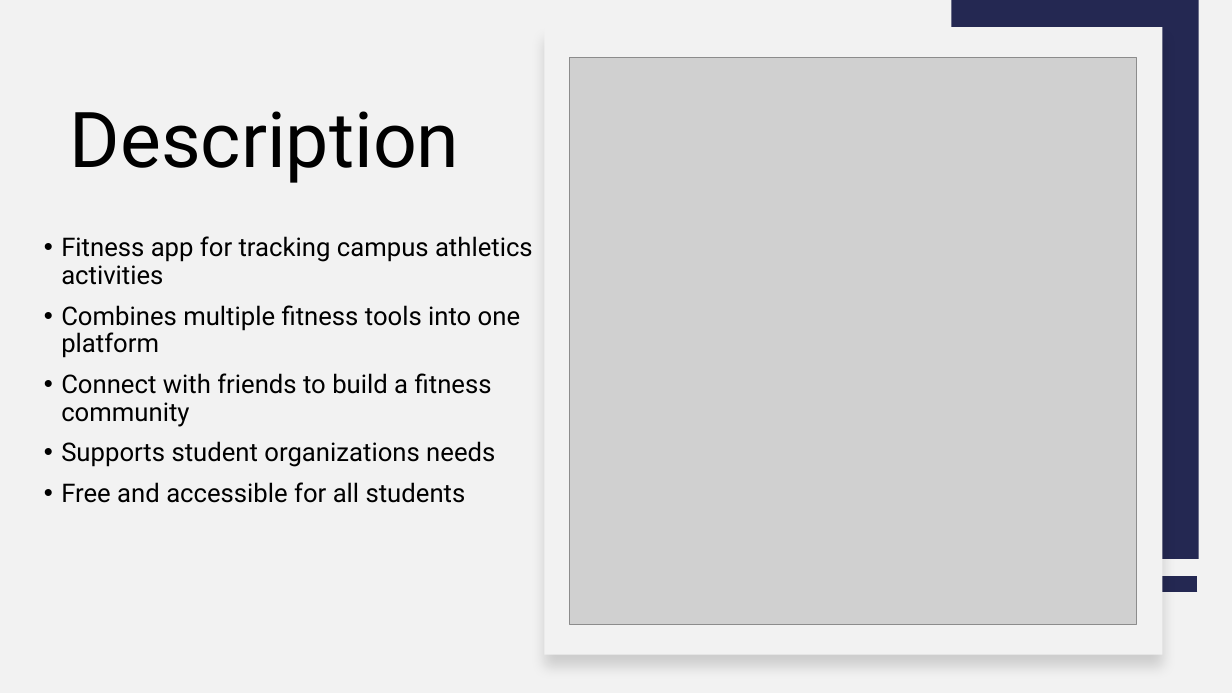
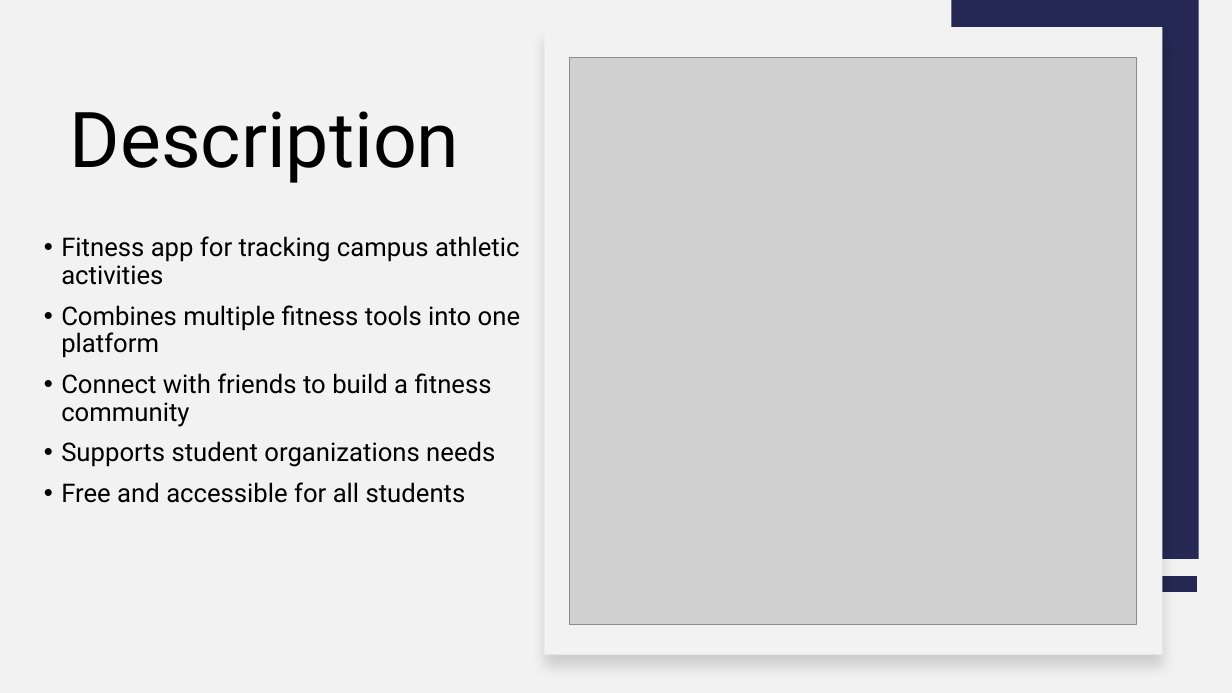
Before and after one commit to jjdeuce06/VulcanActivityTracker, a slide deck: slide 2 of Documentation/FinalPresentation/VulcanActivityTracker-Group2.pptx. Drawn at 1232x693 pixels with LibreOffice and Linux fonts; fonts in the diff are those of the drawing; grey boxes stand for pictures. Boxes give left, top, right and bottom in pixels: in the first picture for what was removed or moved away, otherwise in the second. Text is boxed around its words. In the diff, an @@ line names an element or a change of style, - is before the commit and + after.

Commit message:
fix spelling error

```diff
--- a/Documentation/FinalPresentation/VulcanActivityTracker-Group2.pptx
+++ b/Documentation/FinalPresentation/VulcanActivityTracker-Group2.pptx
@@ text at [61, 236, 519, 285]: text changed @@
-• Fitness app for tracking campus athletics activities
+• Fitness app for tracking campus athletic activities
```
